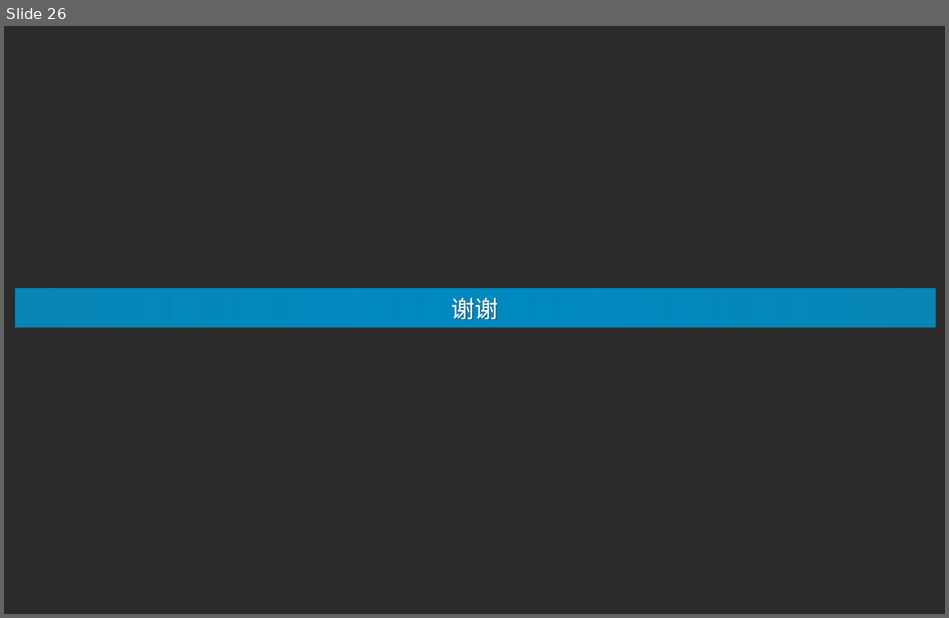
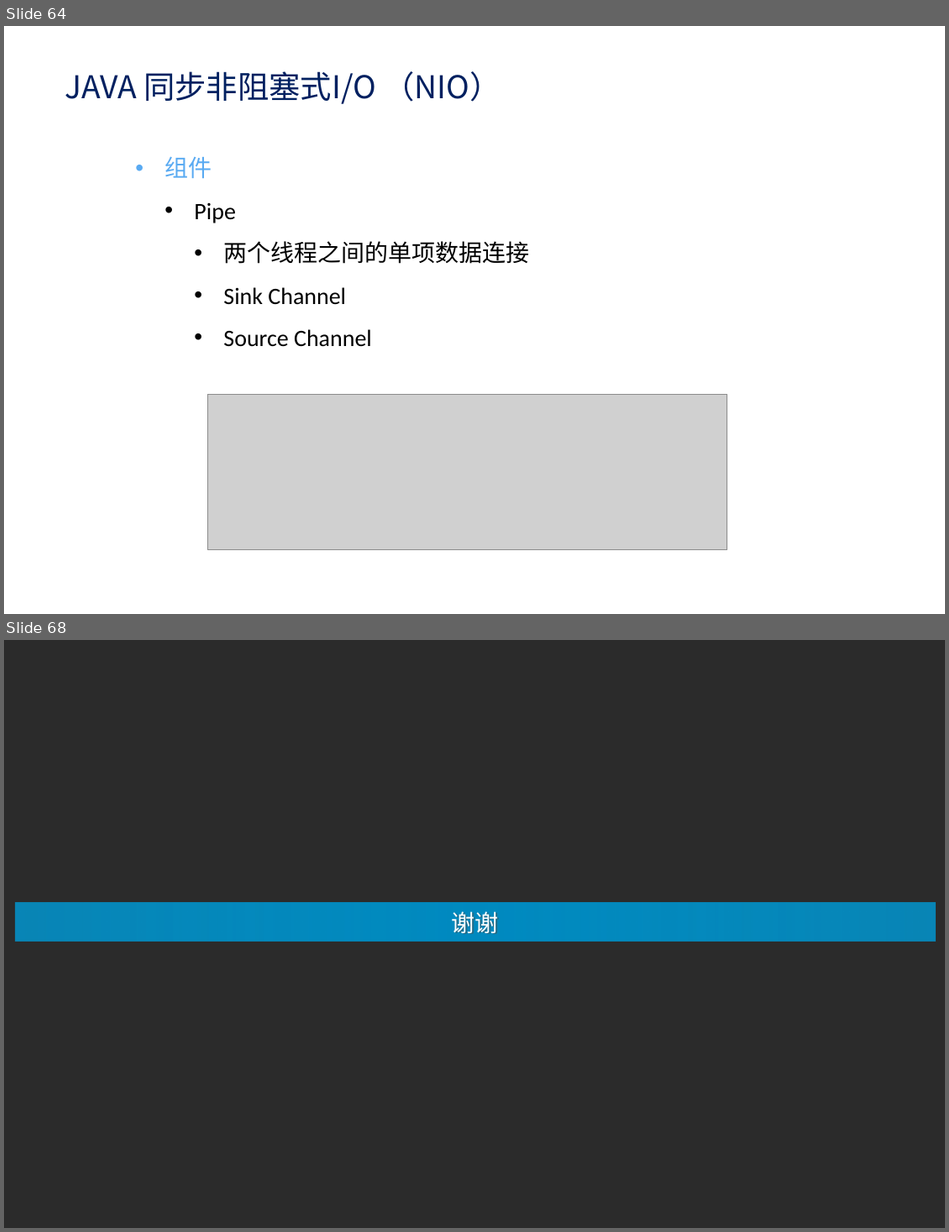
Before and after one commit to edwin1215/edwin, a slide deck: jvm原理.pptx. Shown one above the other, each under a label of ours: slide 26 before the commit, slides 64 and 68 after it; the slides between them are not shown. The pictures are 949x618 and 949x1232 pixels, drawn with LibreOffice and Linux fonts; fonts in the diff are those of the drawing; grey boxes stand for pictures; background and template pictures are left out; a plain dark background stands for a picture behind light text. Boxes give left, top, right and bottom in pixels: in the first picture for what was removed or moved away, otherwise in the second. Text is boxed around its words. In the diff, an @@ line names an element or a change of style, - is before the commit and + after.

```diff
--- a/jvm原理.pptx
+++ b/jvm原理.pptx
@@ slide 64 added at (4, 26, 945, 614), background picture (left out) @@
@@ text added at (64, 71, 501, 104), 24 pt, text #002060 @@
+JAVA 同步非阻塞式I/O （NIO）
@@ text added at (164, 156, 529, 347), 18 pt, text #000000 @@
+  • 组件
+  • Pipe
+  • 两个线程之间的单项数据连接
+  • Sink Channel
+  • Source Channel
@@ picture added at (208, 394, 727, 550) @@
@@ what was slide 26 is now slide 68 @@
```
Also in this commit, not shown: 1 slide changed, 41 other slides added.
